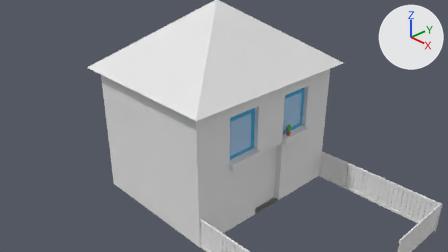
Two versions of the Blender file Content/blender/Haeuser/haus1_mit_vorgarten.blend, one commit apart.
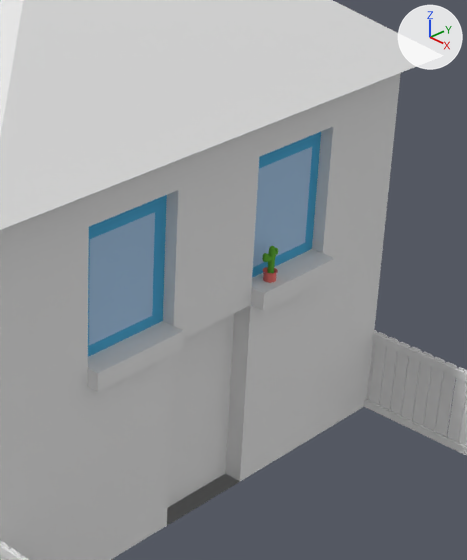
Old and new are each drawn from the file's camera 'Camera' and again close up on the part from 45% to 79% of the width and 18% to 89% of the height. Lighting does not change. The marker at upper right points along +X, +Y and +Z.

Objects in the first close-up: 'haus', 'zaun'.
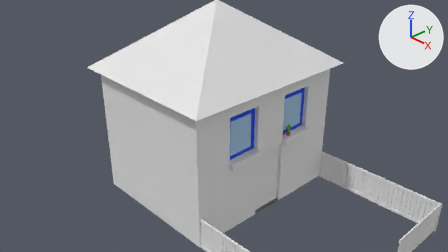
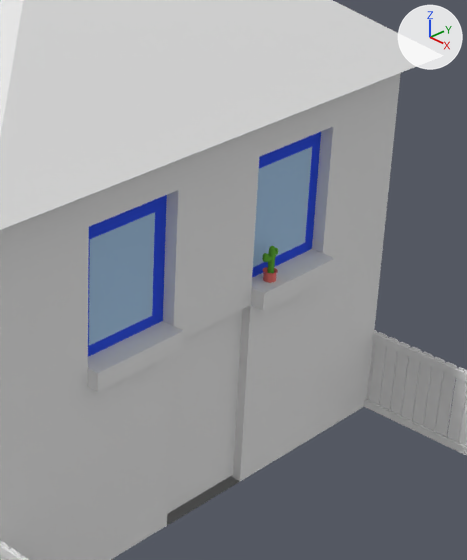
Pixel boxes [x1, y1, x2, y2] of what changed, in the close-ups (467 x 560 px):
part 1 of me_cube_001, added: after [167, 310, 242, 514]
part 2 of me_cube_001, recoloured: [88, 132, 321, 357] in both

The change in detail:
Material 'Material1' (mat_material1) is new.
Its base color is (0.0368, 0.0879, 0.8) (blue #3654e7).
me_cube_001 is used by ob_haus; location (1.48, -0.74, 10.09); scale (4.97, 5.87, 1.95).
Verts and faces of me_cube_001; kept vertices keep their numbers, new ones are numbered from 393.
me_cube_001 had 393 vertices, 391 faces and spanned x -1.0..1.0, y -1.0..1.0, z -5.14..1.0.
me_cube_001 now has 397 vertices, 392 faces and spans x -1.0..1.0, y -1.0..1.0, z -5.14..1.0.
Part 1, on me_cube_001:
New vertex 393 is at (0.83, -0.14, -3.11).
New vertex 394 is at (0.83, -0.14, -5.1).
New vertex 395 is at (0.83, 0.21, -3.11).
New vertex 396 is at (0.83, 0.21, -5.1), pixel (233, 474).
New faces: (393, 395, 396, 394) (mat_tuer1 (white #e7e7e7)).
me_cube_001 part 2: 32 faces spanning x 0.82, y -0.53..0.57, z -2.87..-1.5 switch from mat_rahmen1 (blue #51abd8) to mat_material1 (blue #3654e7).
